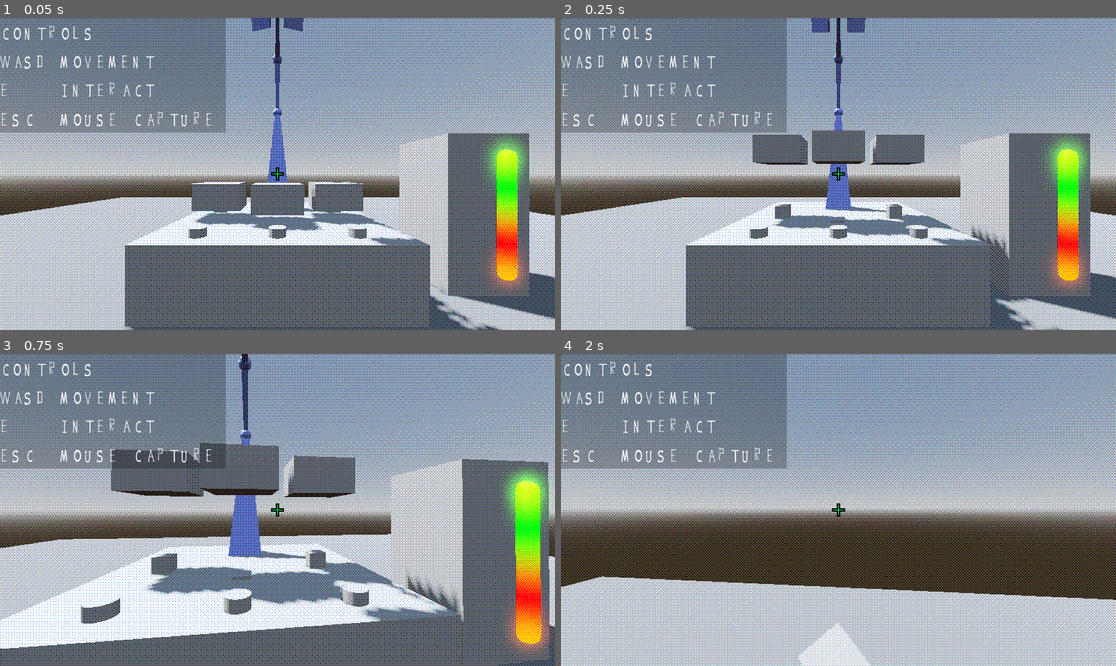
Above: before the commit, frames 1-4 (two rows, left to right).
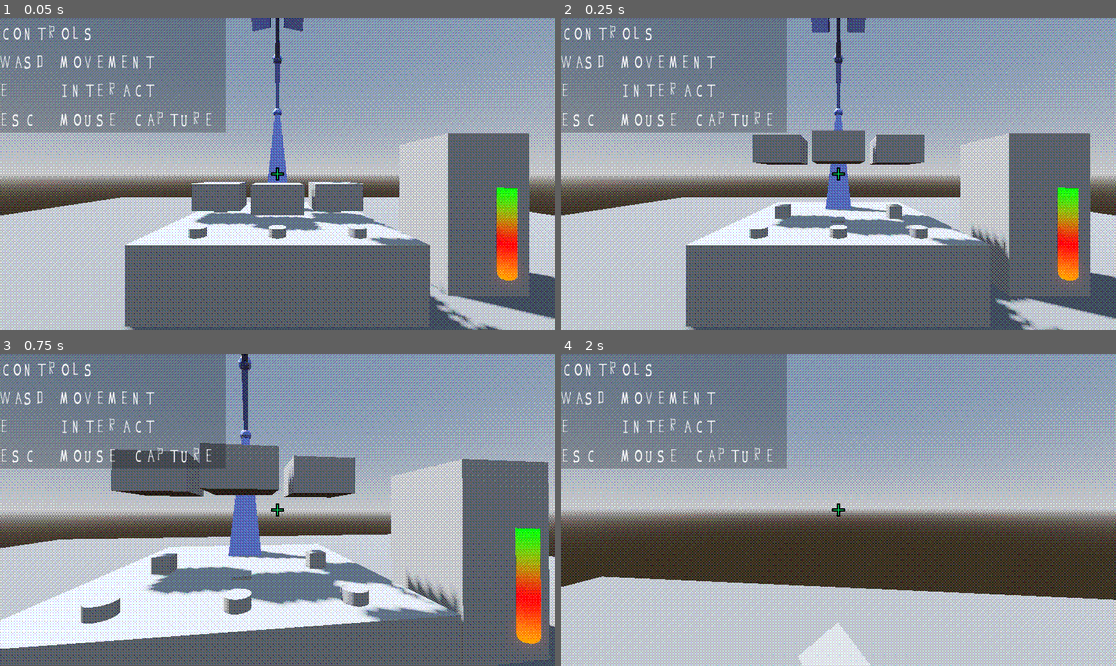
Above: after the commit, the same moments.

Repository: anniesanap/COMP-360-Group-2-Assignment-4
Game: Godot game, scene res://root.tscn
Same seed, same stepped clock (60 frames per second), same inputs: the game is played once before the commit and once after it.
Inputs (mouse positions are in pixels of both pictures, inside the frame that each line leads up to):
- Up to frame 1 (0.05 s): no input
- Up to frame 2 (0.25 s): no input
- Up to frame 3 (0.75 s): move the mouse to (305, 510) at 0.52 s; hold W (move_forward) from 0.53 s (still down); hold E (interact) from 0.53 s (still down)
- Up to frame 4 (2 s): keep holding W (move_forward); tap Space (jump) at 0.77, 1.52 s; move the mouse to (810, 510) at 1.27 s; release E (interact) at 1.28 s; tap E (interact) at 1.35 s

The runs differ from the first frame. In frame 1, 1.3% of the frame differs, in the area x 86-97%, y 36-89%; in frame 2, 1.3%; in frame 3, 1.9%, in the area x 90-100%, y 34-99%; in frame 4, nothing differs.

Commit message:
Finish life meter shader

Diff:
--- a/life_bar.gdshader
+++ b/life_bar.gdshader
@@ -2,17 +2,17 @@
 
 uniform float lives = 2.0;
 uniform int max_lives = 2;
-uniform vec2 y_bounds = vec2(-1.0, 1.0);
+uniform vec2 y_bounds = vec2(-0.8, 0.8);
 
 void vertex() {
 	COLOR.r = mix(0.0, 1.0, 0.33 - VERTEX.y);
 	COLOR.g = mix(0.0, 1.0, 0.33 + VERTEX.y);
 	COLOR.b = 0.0;
-	COLOR.a = VERTEX.y;
+	UV.y = VERTEX.y;
 }
 
 void fragment() {
 	ALBEDO = COLOR.rgb;
-	EMISSION = COLOR.rgb * 2.0;
-	//ALPHA = COLOR.b + y_bounds.x < lives / float(max_lives) ? 0.0 : 1.0;
+	EMISSION = COLOR.rgb * 1.5;
+	ALPHA = ((y_bounds.y - y_bounds.x) * lives / float(max_lives)) + y_bounds.x < UV.y ? 0.0 : 1.0;
 }
